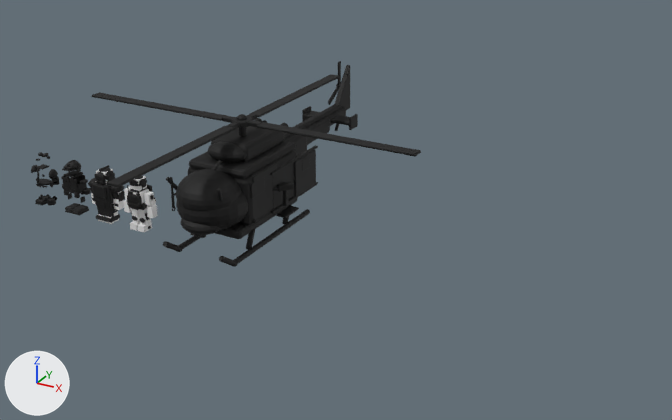
A saved change to the Blender file assets/army/army.blend.
The view is the same before and after, from a 50 mm lens placed at (54.7, -61.4, 33.9), pointed at (19.1, 3.3, 1.6). The lights are fixed; the arrows at lower left show +X, +Y and +Z. The picture after the commit comes second.

Objects in the first picture: 'Heli_Body', 'Heli_Rotor' and 35 more.
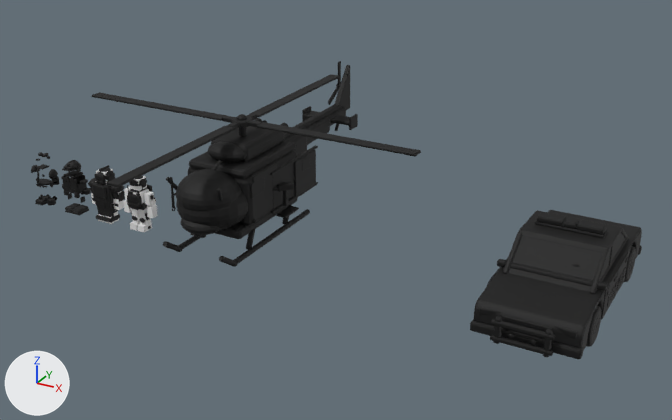
Location of each change, [x1, y1, x2, y2] in pixels of the pictures (672 x 420 px):
'Cop_Body', added: after [470, 210, 642, 359]
'_wheel_view.001', added: after [586, 306, 601, 347]
'_wheel_view.002', added: after [624, 246, 636, 282]

Patch to the scene script:
```diff
--- a/assets/army/army.blend.py
+++ b/assets/army/army.blend.py
@@ mat_141416 @@
+mat_141416 = principled_material('141416')
+mat_141416.base_color = (0.007, 0.007, 0.00802)  # black #141416
+mat_141416.roughness = 0.7
@@ mat_8a8e98 @@
+mat_8a8e98 = principled_material('8A8E98')
+mat_8a8e98.base_color = (0.254, 0.27, 0.314)  # grey #8a8e98
+mat_8a8e98.roughness = 0.7
@@ mat_3060ff @@
+mat_3060ff = principled_material('3060FF')
+mat_3060ff.base_color = (0.0296, 0.117, 1.0)  # blue #3060ff
+mat_3060ff.roughness = 0.7
@@ mat_f2f2ee @@
+mat_f2f2ee = principled_material('F2F2EE')
+mat_f2f2ee.base_color = (0.888, 0.888, 0.855)  # white #f2f2ee
+mat_f2f2ee.roughness = 0.7
@@ mat_2a2d36 @@
+mat_2a2d36 = principled_material('2A2D36')
+mat_2a2d36.base_color = (0.0232, 0.0262, 0.0369)  # dark grey #2a2d36
+mat_2a2d36.roughness = 0.7
@@ mat_c8ccd4 @@
+mat_c8ccd4 = principled_material('C8CCD4')
+mat_c8ccd4.base_color = (0.578, 0.604, 0.658)  # light grey #c8ccd4
+mat_c8ccd4.roughness = 0.7
@@ me_cop_body_002 @@
+me_cop_body_002.from_pydata(...)  # 9496 vertices, 8588 faces; spans x -3.9..3.9, y -9.6..9.0, z 0.8..6.2
+me_cop_body_002.materials.append(mat_2a2d36)  # dark grey #2a2d36
+me_cop_body_002.materials.append(mat_141416)  # black #141416
+me_cop_body_002.materials.append(mat_8fd0f0)  # blue #8fd0f0
+me_cop_body_002.materials.append(mat_f2f2ee)  # white #f2f2ee
+me_cop_body_002.materials.append(mat_1c1c20)  # black #1c1c20
+me_cop_body_002.materials.append(mat_8a8e98)  # grey #8a8e98
+me_cop_body_002.materials.append(mat_ffcc22)  # yellow #ffcc22
+me_cop_body_002.materials.append(mat_ffffff)  # white #ffffff
+me_cop_body_002.materials.append(mat_ff8a20)  # orange #ff8a20
+me_cop_body_002.materials.append(mat_ff3030)  # red #ff3030
+me_cop_body_002.materials.append(mat_3060ff)  # blue #3060ff
+me_cop_body_002.materials.append(mat_34343a)  # dark grey #34343a
+me_cop_body_002.materials.append(mat_3a3c44)  # dark grey #3a3c44
+me_cop_body_002.materials.append(mat_000000)  # black #000000
@@ me_cop_wheel_002 @@
+me_cop_wheel_002.from_pydata(...)  # 920 vertices, 732 faces; spans x -0.62..0.62, y -1.42..1.42, z -1.42..1.42
+# faces by material slot: [122, 122, 62, 60, 366]
+me_cop_wheel_002.materials.append(mat_1c1c20)  # black #1c1c20
+me_cop_wheel_002.materials.append(mat_c8ccd4)  # light grey #c8ccd4
+me_cop_wheel_002.materials.append(mat_8a8e98)  # grey #8a8e98
+me_cop_wheel_002.materials.append(mat_3a3c44)  # dark grey #3a3c44
+me_cop_wheel_002.materials.append(mat_000000)  # black #000000
@@ ob_cop_body @@
+ob_cop_body = bpy.data.objects.new('Cop_Body', me_cop_body_002)
+ob_cop_body.location = (40.0, 0.0, 0.0)
@@ ob_wheel_view_002 @@
+ob_wheel_view_002 = bpy.data.objects.new('_wheel_view.002', me_cop_wheel_002)
+ob_wheel_view_002.location = (43.25, 5.3, 1.4)
+ob_wheel_view_002.rotation_euler = (0.0, 0.0, 3.142)  # degrees (0, 0, 180)
@@ ob_wheel_view_001 @@
+ob_wheel_view_001 = bpy.data.objects.new('_wheel_view.001', me_cop_wheel_002)
+ob_wheel_view_001.location = (43.25, -5.2, 1.4)
+ob_wheel_view_001.rotation_euler = (0.0, 0.0, 3.142)  # degrees (0, 0, 180)
```
